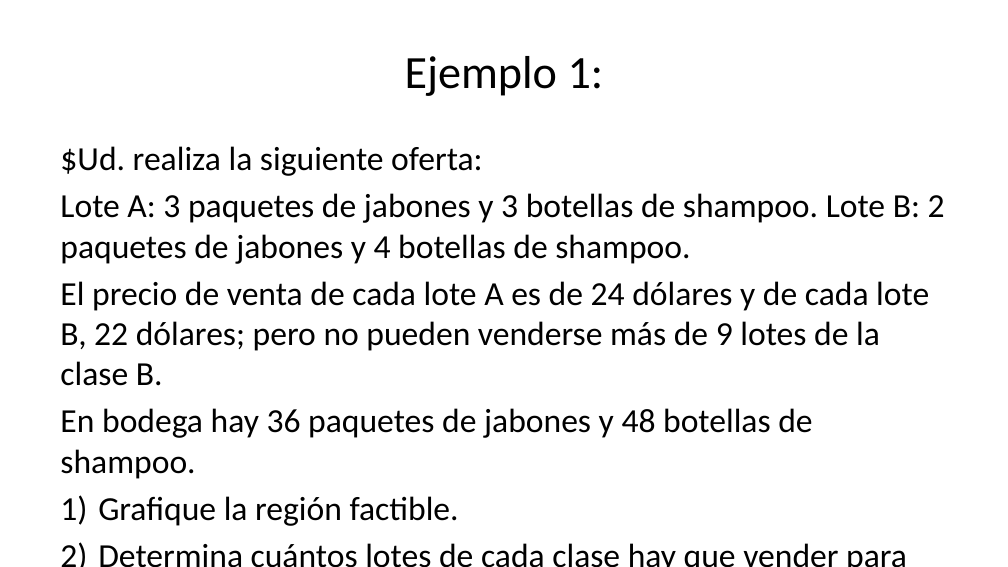
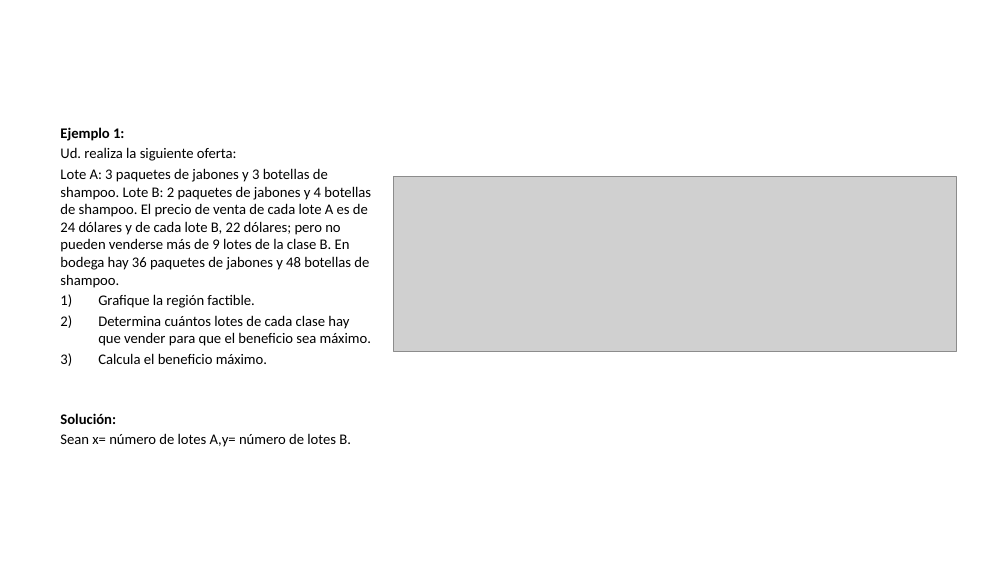
Before and after one commit to gdurang/Semana7, a slide deck: slide 2 of PL E1.pptx. Drawn at 1008x567 pixels with LibreOffice and Linux fonts; fonts in the diff are those of the drawing; grey boxes stand for pictures. Boxes give left, top, right and bottom in pixels: in the first picture for what was removed or moved away, otherwise in the second. Text is boxed around its words. In the diff, an @@ line names an element or a change of style, - is before the commit and + after.

```diff
--- a/PL E1.pptx
+++ b/PL E1.pptx
@@ title removed at box(405, 56, 604, 96) @@
-Ejemplo 1:
@@ text "Ejemplo 1:": place and size @@
-text "Ejemplo 1:" at box(60, 146, 945, 526)
+text "Ejemplo 1:" at box(60, 127, 371, 447)
@@ text at box(60, 127, 371, 288): text changed; size 24 to 10.5 pt @@
-$Ud. realiza la siguiente oferta:
-Lote A: 3 paquetes de jabones y 3 botellas de shampoo. Lote B: 2 paquetes de jabones y 4 botellas de shampoo.
-El precio de venta de cada lote A es de 24 dólares y de cada lote B, 22 dólares; pero no pueden venderse más de 9 lotes de la clase B.
-En bodega hay 36 paquetes de jabones y 48 botellas de shampoo.
+Ejemplo 1:
+Ud. realiza la siguiente oferta:
+Lote A: 3 paquetes de jabones y 3 botellas de shampoo. Lote B: 2 paquetes de jabones y 4 botellas de shampoo. El precio de venta de cada lote A es de 24 dólares y de cada lote B, 22 dólares; pero no pueden venderse más de 9 lotes de la clase B. En bodega hay 36 paquetes de jabones y 48 botellas de shampoo.
@@ picture added at box(393, 176, 956, 352) @@
@@ text at box(98, 294, 371, 346): size 24 to 10.5 pt in "Grafique la región factible.", "Determina cuántos lotes de cada clase hay ..."; less space between paragraphs @@
@@ text at box(60, 353, 351, 447): text changed; size 24 to 10.5 pt @@
-3) Calcula el beneficio máximo.$
+3) Calcula el beneficio máximo.
+Solución:
+Sean x= número de lotes A,y= número de lotes B.
```
Also in this commit, not shown: 1 other slide changed, 4 slides added, 2 slides removed, 6 other files.
